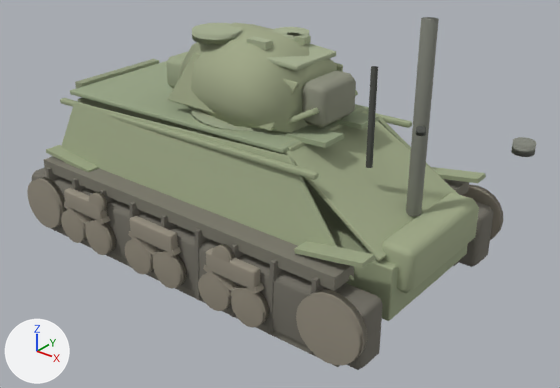
A saved change to the Blender file assets/authored/authored_sherman_boxmodel_v1/authored_sherman_boxmodel_v1.blend.
The view is the same before and after, from a 50 mm camera at (3.8, -4.43, 2.75) aimed at (0.37, -0.15, 0.09). Every picture has the same lights, and +X, +Y and +Z are marked at lower left. The first picture is the older version.

Script lines for the objects in view, before the commit:
```python
ob_left_front_sprocket__bogie_side = bpy.data.objects.new('left_front_sprocket__bogie_side', me_left_front_sprocket__bogie_side_mesh)
ob_left_front_sprocket__bogie_side.parent = ob_left_roadwheel_group
ob_left_front_sprocket__bogie_side.location = (1.48, -1.01, -0.2)
ob_left_front_sprocket__bogie_side.rotation_euler = (1.571, 0.0, 0.0)  # degrees (90, 0, 0)
ob_left_rear_idler__bogie_side = bpy.data.objects.new('left_rear_idler__bogie_side', me_left_rear_idler__bogie_side_mesh)
ob_left_rear_idler__bogie_side.parent = ob_left_roadwheel_group
ob_left_rear_idler__bogie_side.location = (-1.5, -1.01, -0.23)
ob_left_rear_idler__bogie_side.rotation_euler = (1.571, 0.0, 0.0)  # degrees (90, 0, 0)
ob_left_roadwheel_0_00__wheel_disc = bpy.data.objects.new('left_roadwheel_0.00__wheel_disc', me_left_roadwheel_0_00__wheel_disc_mesh)
ob_left_roadwheel_0_00__wheel_disc.parent = ob_left_roadwheel_group
ob_left_roadwheel_0_00__wheel_disc.location = (0.0, -1.02, -0.32)
ob_left_roadwheel_0_00__wheel_disc.rotation_euler = (1.571, 0.0, 0.0)  # degrees (90, 0, 0)
ob_left_roadwheel_0_48__wheel_disc = bpy.data.objects.new('left_roadwheel_0.48__wheel_disc', me_left_roadwheel_0_48__wheel_disc_mesh)
ob_left_roadwheel_0_48__wheel_disc.parent = ob_left_roadwheel_group
ob_left_roadwheel_0_48__wheel_disc.location = (0.48, -1.02, -0.32)
ob_left_roadwheel_0_48__wheel_disc.rotation_euler = (1.571, 0.0, 0.0)  # degrees (90, 0, 0)
ob_left_roadwheel_0_80__wheel_disc = bpy.data.objects.new('left_roadwheel_0.80__wheel_disc', me_left_roadwheel_0_80__wheel_disc_mesh)
ob_left_roadwheel_0_80__wheel_disc.parent = ob_left_roadwheel_group
ob_left_roadwheel_0_80__wheel_disc.location = (0.8, -1.02, -0.32)
ob_left_roadwheel_0_80__wheel_disc.rotation_euler = (1.571, 0.0, 0.0)  # degrees (90, 0, 0)
ob_left_roadwheel__0_32__wheel_disc = bpy.data.objects.new('left_roadwheel_-0.32__wheel_disc', me_left_roadwheel__0_32__wheel_disc_mesh)
ob_left_roadwheel__0_32__wheel_disc.parent = ob_left_roadwheel_group
ob_left_roadwheel__0_32__wheel_disc.location = (-0.32, -1.02, -0.32)
ob_left_roadwheel__0_32__wheel_disc.rotation_euler = (1.571, 0.0, 0.0)  # degrees (90, 0, 0)
ob_left_roadwheel__0_80__wheel_disc = bpy.data.objects.new('left_roadwheel_-0.80__wheel_disc', me_left_roadwheel__0_80__wheel_disc_mesh)
ob_left_roadwheel__0_80__wheel_disc.parent = ob_left_roadwheel_group
ob_left_roadwheel__0_80__wheel_disc.location = (-0.8, -1.02, -0.32)
ob_left_roadwheel__0_80__wheel_disc.rotation_euler = (1.571, 0.0, 0.0)  # degrees (90, 0, 0)
ob_left_roadwheel__1_12__wheel_disc = bpy.data.objects.new('left_roadwheel_-1.12__wheel_disc', me_left_roadwheel__1_12__wheel_disc_mesh)
ob_left_roadwheel__1_12__wheel_disc.parent = ob_left_roadwheel_group
ob_left_roadwheel__1_12__wheel_disc.location = (-1.12, -1.02, -0.32)
ob_left_roadwheel__1_12__wheel_disc.rotation_euler = (1.571, 0.0, 0.0)  # degrees (90, 0, 0)
ob_rounded_transmission_cover__hull_glacis = bpy.data.objects.new('rounded_transmission_cover__hull_glacis', me_rounded_transmission_cover__hull_glacis_mesh)
ob_rounded_transmission_cover__hull_glacis.parent = ob_hull_root
ob_rounded_transmission_cover__hull_glacis.location = (1.62, 0.0, 0.05)
# also in view: 'rear_stowage_lip__hull_rear' at (-1.62, 0.0, 0.62); 'left_track_top_inner__track_inner_top_bottom' at (-0.06, -0.83, 0.08); 'left_sponson_weld_cover__hull_left' at (-0.3, -0.62, 0.58); 'left_track_cleat_0.25__track_outer' at (0.25, -0.83, -0.22); 'turret_roof_flat_panel__turret_top' at (0.14, 0.0, 1.2)
```
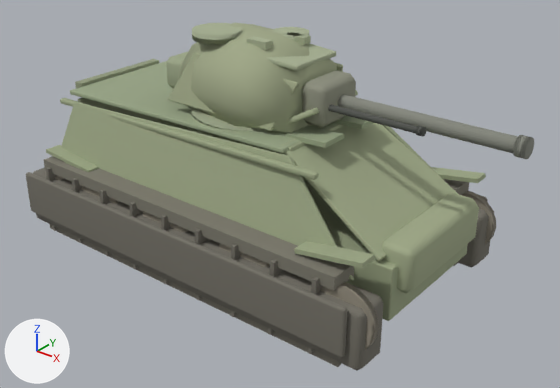
Pixel boxes [x1, y1, x2, y2] of what changed, in the pictures (560 x 388 px):
'left_outer_track_skirt__track_outer', added: after [26, 172, 347, 357]
'barrel', turned: before [406, 17, 439, 216]; after [338, 94, 518, 153]
'left_front_sprocket__bogie_side', moved: before [296, 289, 367, 365]; after [321, 282, 379, 350]
'left_rear_idler__bogie_side', moved (mostly hidden afterwards): before [27, 177, 67, 228]; after [55, 176, 65, 181]
'coaxial_mg', turned: before [366, 66, 378, 168]; after [328, 105, 417, 133]
'left_roadwheel_0.80__wheel_disc', moved (not visible afterwards): before [231, 289, 269, 328]
'right_front_sprocket__bogie_side', moved: before [463, 184, 503, 240]; after [462, 191, 496, 244]
'left_roadwheel_0.00__wheel_disc', moved (not visible afterwards): before [153, 253, 186, 289]
'left_roadwheel_0.48__wheel_disc', moved (not visible afterwards): before [198, 273, 232, 311]
'left_roadwheel_-0.80__wheel_disc', moved (not visible afterwards): before [85, 222, 116, 255]
'left_roadwheel_-0.32__wheel_disc', moved (not visible afterwards): before [125, 239, 154, 274]
'left_roadwheel_-1.12__wheel_disc', moved (not visible afterwards): before [61, 210, 87, 243]
'muzzle_ring__barrel_strip', turned: before [511, 137, 536, 157]; after [513, 135, 534, 159]
'left_return_roller_front__wheel_disc', moved (mostly hidden afterwards): before [212, 244, 234, 263]; after [225, 246, 242, 255]
'left_return_roller_rear__wheel_disc', moved (mostly hidden afterwards): before [89, 192, 107, 213]; after [109, 197, 120, 203]
'left_vvss_bogie_0.64__bogie_side', unchanged, covered by the edit: before [206, 248, 260, 290]; after [219, 244, 270, 267]
'left_vvss_bogie_-0.16__bogie_side', unchanged, covered by the edit: before [130, 216, 178, 253]; after [143, 212, 188, 232]

What the commit changed:
Mesh me_left_outer_track_skirt__track_outer_mesh is new.
It is a box spanning x -1.67..1.67, y -0.03..0.03, z -0.19..0.19.
It uses material mat_track_outer (grey #767369).
Object 'left_roadwheel_-1.12__wheel_disc' (ob_left_roadwheel__1_12__wheel_disc) moves from (-1.12, -1.02, -0.32) to (-1.12, -0.885, -0.32).
Object 'left_roadwheel_-0.80__wheel_disc' (ob_left_roadwheel__0_80__wheel_disc) moves from (-0.8, -1.02, -0.32) to (-0.8, -0.885, -0.32).
Object 'left_roadwheel_-0.32__wheel_disc' (ob_left_roadwheel__0_32__wheel_disc) moves from (-0.32, -1.02, -0.32) to (-0.32, -0.885, -0.32).
Object 'left_roadwheel_0.00__wheel_disc' (ob_left_roadwheel_0_00__wheel_disc) moves from (0.0, -1.02, -0.32) to (0.0, -0.885, -0.32).
Object 'left_roadwheel_0.48__wheel_disc' (ob_left_roadwheel_0_48__wheel_disc) moves from (0.48, -1.02, -0.32) to (0.48, -0.885, -0.32).
Object 'left_roadwheel_0.80__wheel_disc' (ob_left_roadwheel_0_80__wheel_disc) moves from (0.8, -1.02, -0.32) to (0.8, -0.885, -0.32).
Object 'left_front_sprocket__bogie_side' (ob_left_front_sprocket__bogie_side) moves from (1.48, -1.01, -0.2) to (1.48, -0.875, -0.2).
Object 'left_rear_idler__bogie_side' (ob_left_rear_idler__bogie_side) moves from (-1.5, -1.01, -0.23) to (-1.5, -0.875, -0.23).
Object 'left_return_roller_front__wheel_disc' (ob_left_return_roller_front__wheel_disc) moves from (0.56, -1.02, 0.0) to (0.56, -0.885, 0.0).
Object 'left_return_roller_rear__wheel_disc' (ob_left_return_roller_rear__wheel_disc) moves from (-0.78, -1.02, 0.0) to (-0.78, -0.885, 0.0).
Object 'right_front_sprocket__bogie_side' (ob_right_front_sprocket__bogie_side) moves from (1.48, 1.01, -0.2) to (1.48, 0.875, -0.2).
Object 'barrel' (ob_barrel) turns from (0, 0, 90) to (0, 90, 0) degrees about x, y and z.
Object 'coaxial_mg' (ob_coaxial_mg) turns from (0, 0, 90) to (0, 90, 0) degrees about x, y and z.
Object 'muzzle_ring__barrel_strip' (ob_muzzle_ring__barrel_strip) turns from (0, 0, 90) to (0, 90, 0) degrees about x, y and z.
Object 'left_outer_track_skirt__track_outer' (ob_left_outer_track_skirt__track_outer) is new; it shows me_left_outer_track_skirt__track_outer_mesh.
Its parent is ob_hull_root.
Its location is (-0.08, -1.005, -0.2).
It gains a BEVEL modifier named 'small_box_model_bevel'.
Modifier setting: width = 0.018.
Modifier setting: width_pct = 0.018.
It gains a WEIGHTED_NORMAL modifier named 'weighted_normals'.
